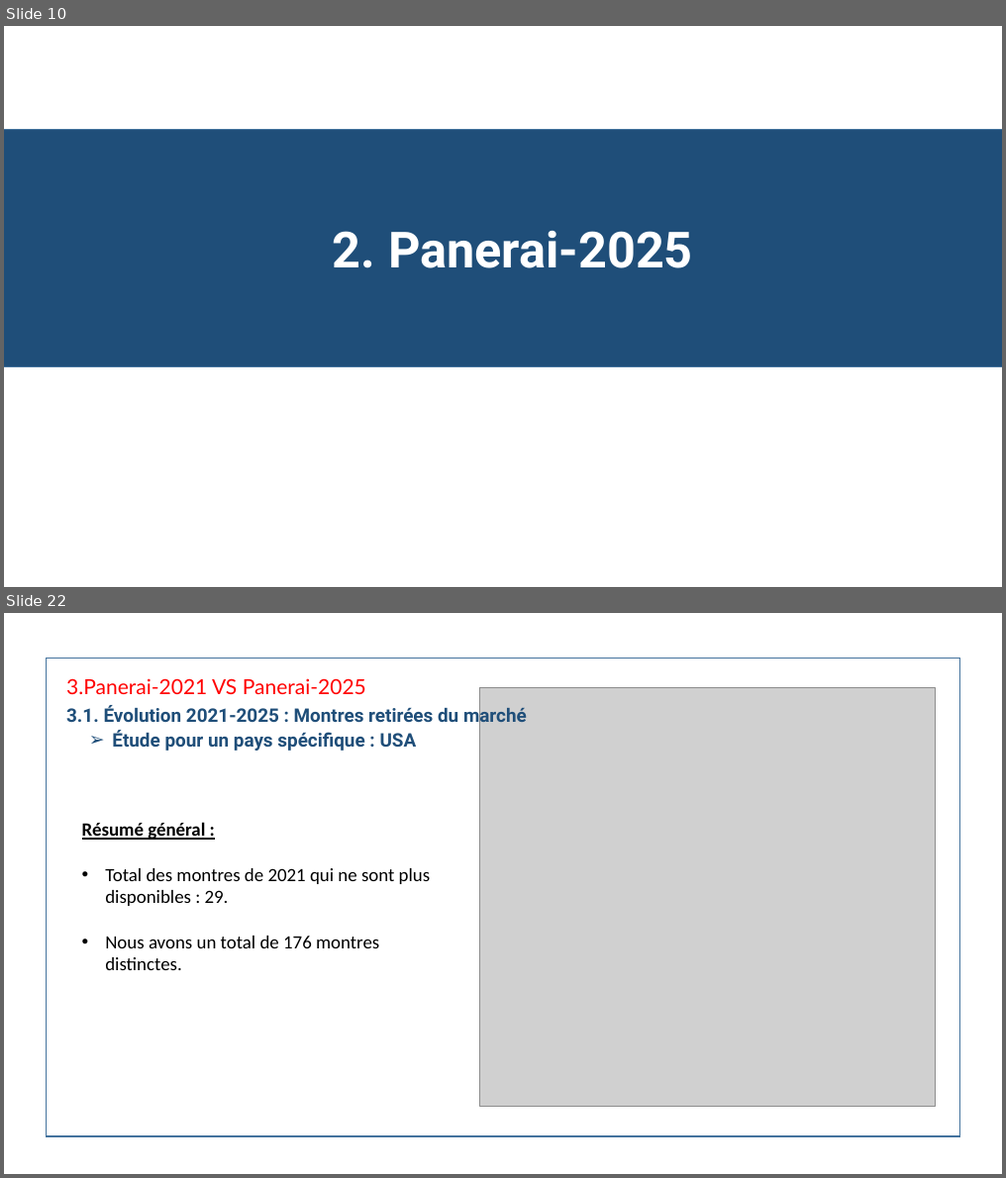
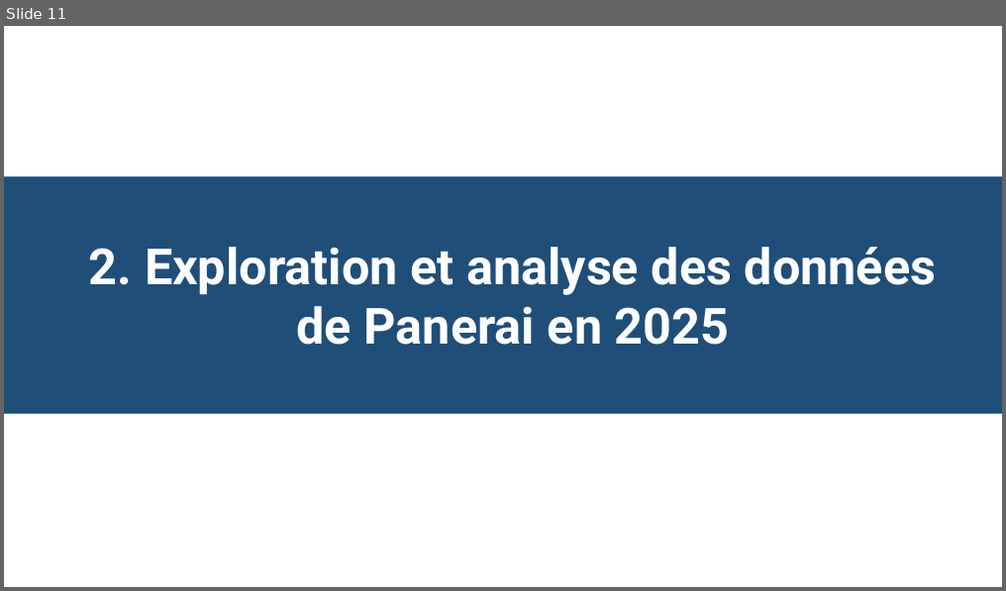
Before and after one commit to Ahak99/Data-Data-Challenge, a slide deck: docs/Présentation - Analyse des prix des montres de luxe Panerai.pptx. Shown one above the other, each under a label of ours: slides 10 and 22 before the commit, slide 11 after it; the slides between them are not shown. The pictures are 1006x1178 and 1006x591 pixels, drawn with LibreOffice and Linux fonts; fonts in the diff are those of the drawing; grey boxes stand for pictures. Boxes give left, top, right and bottom in pixels: in the first picture for what was removed or moved away, otherwise in the second. Text is boxed around its words. In the diff, an @@ line names an element or a change of style, - is before the commit and + after.

```diff
--- a/docs/Présentation - Analyse des prix des montres de luxe Panerai.pptx
+++ b/docs/Présentation - Analyse des prix des montres de luxe Panerai.pptx
@@ slide 22 removed at (4,613,1002,1174), background #FFFFFF @@
@@ rectangle removed at (46,658,960,1137) @@
@@ text removed at (66,678,366,694) @@
-3.Panerai-2021 VS Panerai-2025
@@ picture removed at (480,688,936,1106) @@
@@ text removed at (66,705,527,728) @@
-3.1. Évolution 2021-2025 : Montres retirées du marché
@@ text removed at (112,730,417,751) @@
-➢ Étude pour un pays spécifique : USA
@@ text removed at (82,822,431,970) @@
-Résumé général :
-• Total des montres de 2021 qui ne sont plus disponibles : 29.
-• Nous avons un total de 176 montres distinctes.
@@ what was slide 10 is now slide 11 @@
@@ slide 11 changed as well @@
@@ rectangle: place and size @@
-rectangle at (4,130,1002,368)
+rectangle at (4,176,1002,414)
@@ text at (89,247,937,345): text changed @@
-2. Panerai-2025
+2. Exploration et analyse des données de Panerai en 2025
```
Also in this commit, not shown: 4 other slides changed, 21 slides added, 17 other slides removed, 6 other files.
